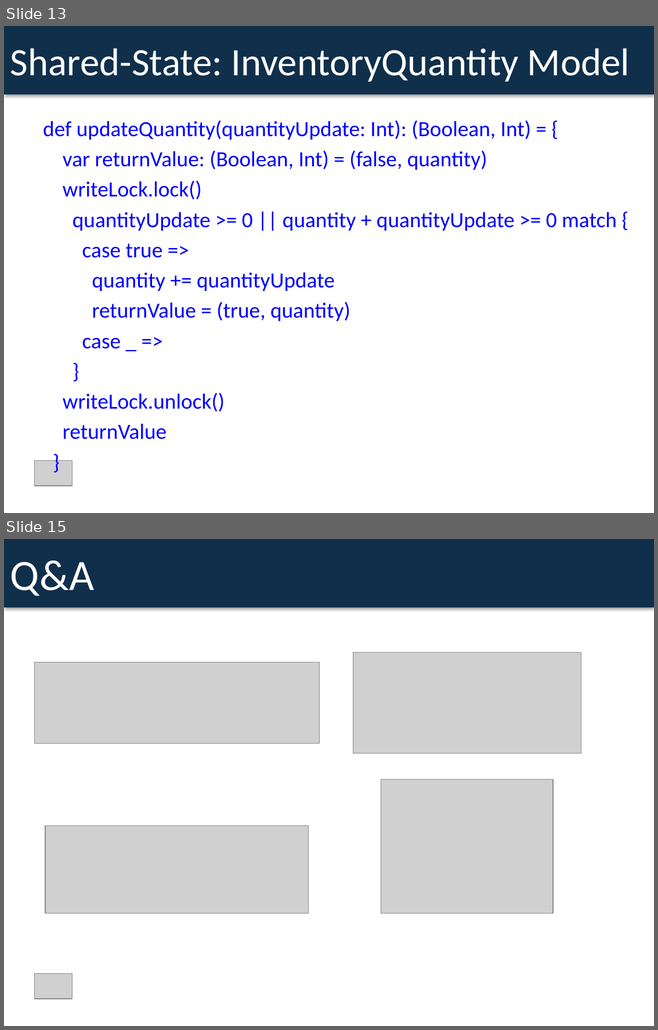
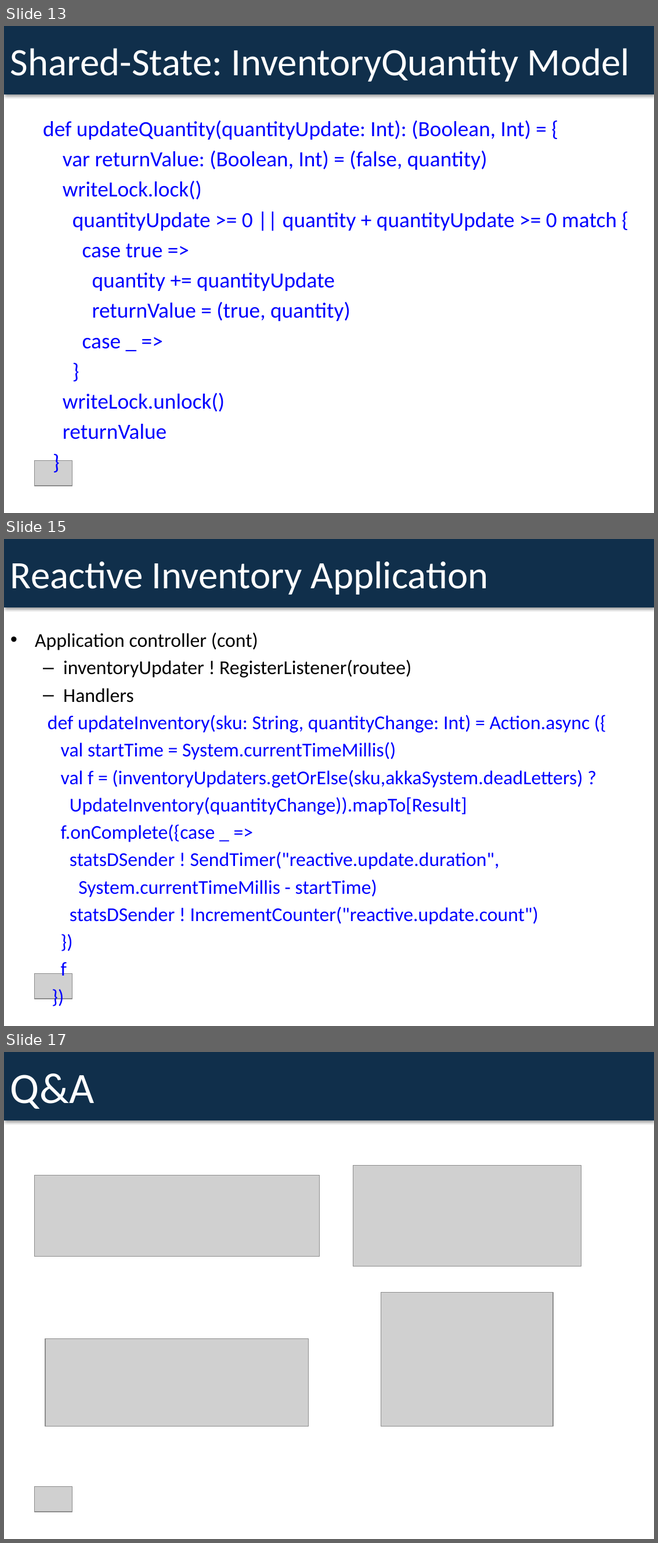
Before and after one commit to dspeele/react-vs-shared-state-inventory, a slide deck: React Vs Shared State Deck.pptx. Shown one above the other, each under a label of ours: slides 13 and 15 before the commit, slides 13, 15 and 17 after it; the slides between them are not shown. The pictures are 658x1030 and 658x1543 pixels, drawn with LibreOffice and Linux fonts; fonts in the diff are those of the drawing; grey boxes stand for pictures. Boxes give left, top, right and bottom in pixels: in the first picture for what was removed or moved away, otherwise in the second. Text is boxed around its words. In the diff, an @@ line names an element or a change of style, - is before the commit and + after.

```diff
--- a/React Vs Shared State Deck.pptx
+++ b/React Vs Shared State Deck.pptx
@@ slide 15 added at [4,539,654,1026], background #FFFFFF @@
@@ rectangle added at [4,539,654,607], fill #102F4B, 43 pt, text #FFFFFF @@
+Reactive Inventory Application
@@ text added at [35,632,590,981], 21.7 pt, text #0000FF @@
+• Application controller (cont)
+  – inventoryUpdater ! RegisterListener(routee)
+  – Handlers
+  def updateInventory(sku: String, quantityChange: Int) = Action.async ({
+  val startTime = System.currentTimeMillis()
+  val f = (inventoryUpdaters.getOrElse(sku,akkaSystem.deadLetters) ?
+  UpdateInventory(quantityChange)).mapTo[Result]
+  f.onComplete({case _ =>
+  statsDSender ! SendTimer("reactive.update.duration",
+  System.currentTimeMillis - startTime)
+  statsDSender ! IncrementCounter("reactive.update.count")
+  })
+  f
+  })
@@ picture added at [35,973,72,999] @@
@@ what was slide 15 is now slide 17 @@
```
Also in this commit, not shown: 2 slides changed, 1 other slide added, 2 other files.
